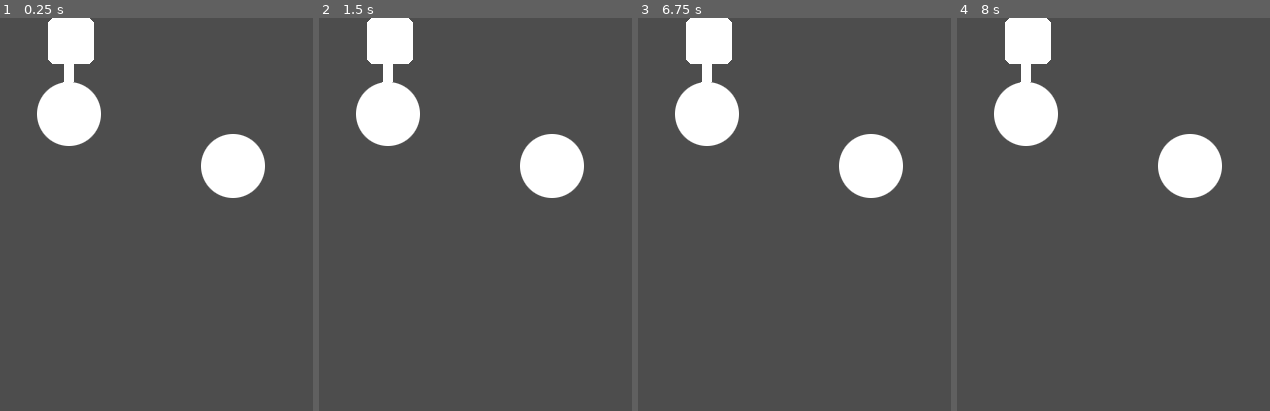
Above: before the commit, frames 1-4 (left to right).
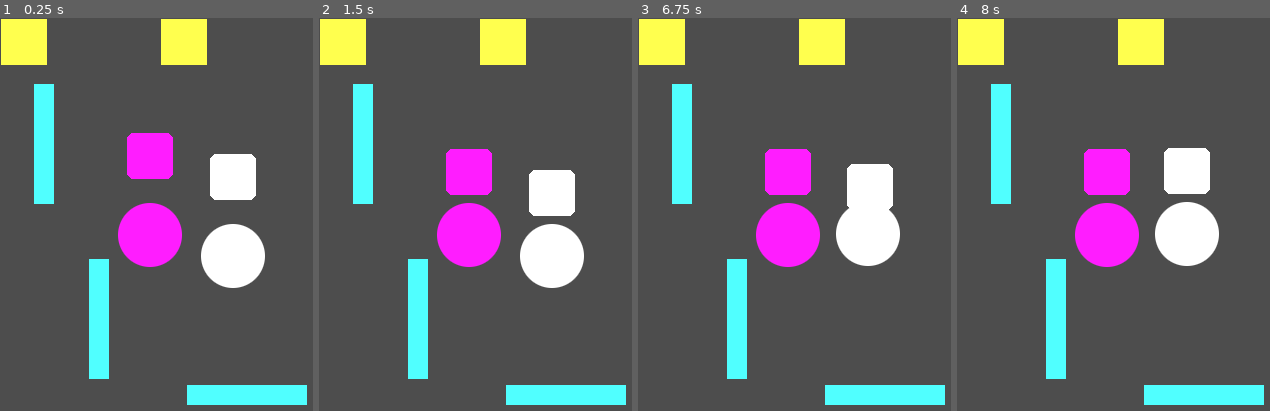
Above: after the commit, the same moments.

Repository: ktosox/GWJ72
Game: Godot game, scene res://test/test_drag_follow.tscn
Same seed, same stepped clock (60 frames per second), same inputs: the game is played once before the commit and once after it.
Inputs (mouse positions are in pixels of both pictures, inside the frame that each line leads up to):
- Up to frame 1 (0.25 s): no input
- Up to frame 2 (1.5 s): move the mouse to (550, 167) at 0.52 s; click (550, 167) at 0.67 s; tap Enter at 1.25 s; move the mouse to (416, 281) at 1.27 s; click (416, 281) at 1.42 s
- Up to frame 3 (6.75 s): tap Space at 2, 3.5, 5 s; move the mouse to (828, 151) at 2.02 s; click (828, 151) at 2.17 s; tap Enter at 2.75, 4.25 s; move the mouse to (781, 352) at 2.77 s; click (781, 352) at 2.92 s; move the mouse to (894, 328) at 3.52 s; click (894, 328) at 3.67 s; move the mouse to (700, 186) at 4.27 s; click (700, 186) at 4.42 s; move the mouse to (813, 257) at 5.02 s; click (813, 257) at 5.17 s; move the mouse to (750, 139) at 5.77 s; click (750, 139) at 5.92 s; move the mouse to (869, 234) at 6.52 s; click (869, 234) at 6.67 s
- Up to frame 4 (8 s): move the mouse to (1054, 281) at 7.27 s; click (1054, 281) at 7.42 s

The runs differ from the first frame. In frame 1, 22% of the frame differs, in the area x 0-99%, y 0-99%; in frame 2, 23%; in frame 3, 22%; in frame 4, 21%.

Commit message:
made it so that 2 dragable things can co-exist

Diff:
--- a/Game/project.godot
+++ b/Game/project.godot
@@ -22,6 +22,16 @@
 window/stretch/mode="canvas_items"
 window/handheld/orientation=1
 
+[input_devices]
+
+pointing/emulate_touch_from_mouse=true
+
+[layer_names]
+
+2d_physics/layer_1="DO NOT USE"
+2d_physics/layer_2="PLAYER"
+2d_physics/layer_3="WALLS"
+
 [rendering]
 
 textures/canvas_textures/default_texture_filter=0
--- a/Game/test/test_drag_follow.gd
+++ b/Game/test/test_drag_follow.gd
@@ -1,31 +1,24 @@
 extends Node2D
 
-var is_pressed = false
-var is_pressed_2 = false
+
 # Called when the node enters the scene tree for the first time.
 func _ready():
 	pass # Replace with function body.
 
 
 # Called every frame. 'delta' is the elapsed time since the previous frame.
-func _process(delta):
-	if is_pressed:
-		$TouchScreenButton.position = get_local_mouse_position() - Vector2(32,32)
-	if is_pressed_2:
-		$CharacterBody2D.position = get_local_mouse_position()
 
-func _on_touch_screen_button_pressed():
-	is_pressed = true
+
+
+
+
+func _on_light_1_pressed():
+	$Light2/Line2D.visible = false
+	$Light1/Line2D.visible = true
 	pass # Replace with function body.
 
 
-func _on_touch_screen_button_released():
-	is_pressed = false
+func _on_light_2_pressed():
+	$Light1/Line2D.visible = false
+	$Light2/Line2D.visible = true
 	pass # Replace with function body.
-
-
-func _on_character_body_2d_input_event(viewport, event, shape_idx):
-	if event.is_class("InputEventScreenTouch"):
-		is_pressed_2 = event.pressed
-		print(event)
-	pass # Replace with function body.
--- a/Game/test/test_drag_follow.tscn
+++ b/Game/test/test_drag_follow.tscn
@@ -1,39 +1,81 @@
-[gd_scene load_steps=6 format=3 uid="uid://byfsq6s16sg13"]
+[gd_scene load_steps=5 format=3 uid="uid://byfsq6s16sg13"]
 
 [ext_resource type="Script" path="res://test/test_drag_follow.gd" id="1_iith7"]
-[ext_resource type="Texture2D" uid="uid://dw0mkm2gcgkms" path="res://resources/blank_circle.png" id="2_axcb4"]
-[ext_resource type="Texture2D" uid="uid://ooltdo521x60" path="res://resources/diamond_small.png" id="3_ritad"]
-[ext_resource type="Texture2D" uid="uid://chq7gpu2tbx7d" path="res://resources/soft_square_small.png" id="4_123km"]
+[ext_resource type="PackedScene" uid="uid://cd7i8kg7y74dv" path="res://test/test_draggy_boy.tscn" id="2_e6cco"]
+[ext_resource type="Texture2D" uid="uid://i7e5ym0awdkf" path="res://resources/square_small.png" id="4_ms3nb"]
 
-[sub_resource type="CircleShape2D" id="CircleShape2D_6gko6"]
-radius = 33.0
+[sub_resource type="RectangleShape2D" id="RectangleShape2D_a14wi"]
+size = Vector2(20, 120)
 
 [node name="TestDragFollow" type="Node2D"]
 script = ExtResource("1_iith7")
 
-[node name="TouchScreenButton" type="TouchScreenButton" parent="."]
-position = Vector2(37, 64)
-texture_normal = ExtResource("2_axcb4")
-texture_pressed = ExtResource("3_ritad")
+[node name="PinJoint2D" parent="." instance=ExtResource("2_e6cco")]
 
-[node name="SoftSquareSmall" type="Sprite2D" parent="TouchScreenButton"]
-position = Vector2(34, -41)
-texture = ExtResource("4_123km")
+[node name="PinJoint2D2" parent="." instance=ExtResource("2_e6cco")]
+modulate = Color(1, 0.113725, 1, 1)
+position = Vector2(150, 127)
 
-[node name="Line2D" type="Line2D" parent="TouchScreenButton"]
-position = Vector2(31, 11)
-points = PackedVector2Array(1, -42, 0, 20)
+[node name="StaticBody2D" type="StaticBody2D" parent="."]
+position = Vector2(99, 301)
+collision_layer = 4
+collision_mask = 0
 
-[node name="CharacterBody2D" type="CharacterBody2D" parent="."]
-position = Vector2(233, 148)
-input_pickable = true
+[node name="CollisionShape2D" type="CollisionShape2D" parent="StaticBody2D"]
+shape = SubResource("RectangleShape2D_a14wi")
 
-[node name="CollisionShape2D" type="CollisionShape2D" parent="CharacterBody2D"]
-shape = SubResource("CircleShape2D_6gko6")
+[node name="Line2D" type="Line2D" parent="StaticBody2D"]
+points = PackedVector2Array(0, 60, 0, -60)
+width = 20.0
+default_color = Color(0.313726, 1, 1, 1)
 
-[node name="BlankCircle" type="Sprite2D" parent="CharacterBody2D"]
-texture = ExtResource("2_axcb4")
+[node name="StaticBody2D2" type="StaticBody2D" parent="."]
+position = Vector2(44, 126)
+collision_layer = 4
+collision_mask = 0
 
-[connection signal="pressed" from="TouchScreenButton" to="." method="_on_touch_screen_button_pressed"]
-[connection signal="released" from="TouchScreenButton" to="." method="_on_touch_screen_button_released"]
-[connection signal="input_event" from="CharacterBody2D" to="." method="_on_character_body_2d_input_event"]
+[node name="CollisionShape2D" type="CollisionShape2D" parent="StaticBody2D2"]
+shape = SubResource("RectangleShape2D_a14wi")
+
+[node name="Line2D" type="Line2D" parent="StaticBody2D2"]
+points = PackedVector2Array(0, 60, 0, -60)
+width = 20.0
+default_color = Color(0.313726, 1, 1, 1)
+
+[node name="StaticBody2D3" type="StaticBody2D" parent="."]
+position = Vector2(247, 377)
+rotation = 1.5708
+collision_layer = 4
+collision_mask = 0
+
+[node name="CollisionShape2D" type="CollisionShape2D" parent="StaticBody2D3"]
+shape = SubResource("RectangleShape2D_a14wi")
+
+[node name="Line2D" type="Line2D" parent="StaticBody2D3"]
+points = PackedVector2Array(0, 60, 0, -60)
+width = 20.0
+default_color = Color(0.313726, 1, 1, 1)
+
+[node name="Light1" type="TouchScreenButton" parent="."]
+modulate = Color(1, 1, 0.305882, 1)
+texture_normal = ExtResource("4_ms3nb")
+
+[node name="Line2D" type="Line2D" parent="Light1"]
+visible = false
+position = Vector2(23, 18)
+points = PackedVector2Array(0, 0, 0, 480)
+width = 20.0
+
+[node name="Light2" type="TouchScreenButton" parent="."]
+modulate = Color(1, 1, 0.305882, 1)
+position = Vector2(160, 0)
+texture_normal = ExtResource("4_ms3nb")
+
+[node name="Line2D" type="Line2D" parent="Light2"]
+visible = false
+position = Vector2(23, 18)
+points = PackedVector2Array(0, 0, 0, 480)
+width = 20.0
+
+[connection signal="pressed" from="Light1" to="." method="_on_light_1_pressed"]
+[connection signal="pressed" from="Light2" to="." method="_on_light_2_pressed"]
--- /dev/null
+++ b/Game/test/test_draggy_boy.gd
@@ -0,0 +1,20 @@
+extends PinJoint2D
+
+var is_pressed_2 = false
+# Called when the node enters the scene tree for the first time.
+func _ready():
+	pass # Replace with function body.
+
+
+# Called every frame. 'delta' is the elapsed time since the previous frame.
+func _physics_process(delta):
+	if is_pressed_2:
+		$CharacterBody2D.global_position = get_global_mouse_position()
+
+
+func _on_character_body_2d_input_event(viewport, event, shape_idx):
+	if event.is_class("InputEventScreenTouch"):
+		is_pressed_2 = event.pressed
+		if event.pressed:
+			viewport.set_input_as_handled()
+	pass # Replace with function body.
--- /dev/null
+++ b/Game/test/test_draggy_boy.tscn
@@ -0,0 +1,42 @@
+[gd_scene load_steps=6 format=3 uid="uid://cd7i8kg7y74dv"]
+
+[ext_resource type="Script" path="res://test/test_draggy_boy.gd" id="1_8yauq"]
+[ext_resource type="Texture2D" uid="uid://dw0mkm2gcgkms" path="res://resources/blank_circle.png" id="1_nn7l2"]
+[ext_resource type="Texture2D" uid="uid://chq7gpu2tbx7d" path="res://resources/soft_square_small.png" id="2_7mx02"]
+
+[sub_resource type="CircleShape2D" id="CircleShape2D_6gko6"]
+radius = 33.0
+
+[sub_resource type="RectangleShape2D" id="RectangleShape2D_1ts42"]
+size = Vector2(46, 46)
+
+[node name="PinJoint2D" type="PinJoint2D"]
+position = Vector2(233, 148)
+node_a = NodePath("CharacterBody2D")
+node_b = NodePath("RigidBody2D")
+bias = 0.05
+softness = 5.0
+script = ExtResource("1_8yauq")
+
+[node name="CharacterBody2D" type="CharacterBody2D" parent="."]
+position = Vector2(0, 90)
+collision_mask = 0
+input_pickable = true
+
+[node name="CollisionShape2D" type="CollisionShape2D" parent="CharacterBody2D"]
+shape = SubResource("CircleShape2D_6gko6")
+
+[node name="BlankCircle" type="Sprite2D" parent="CharacterBody2D"]
+texture = ExtResource("1_nn7l2")
+
+[node name="RigidBody2D" type="RigidBody2D" parent="."]
+collision_layer = 2
+collision_mask = 6
+
+[node name="SoftSquareSmall" type="Sprite2D" parent="RigidBody2D"]
+texture = ExtResource("2_7mx02")
+
+[node name="CollisionShape2D" type="CollisionShape2D" parent="RigidBody2D"]
+shape = SubResource("RectangleShape2D_1ts42")
+
+[connection signal="input_event" from="CharacterBody2D" to="." method="_on_character_body_2d_input_event"]
